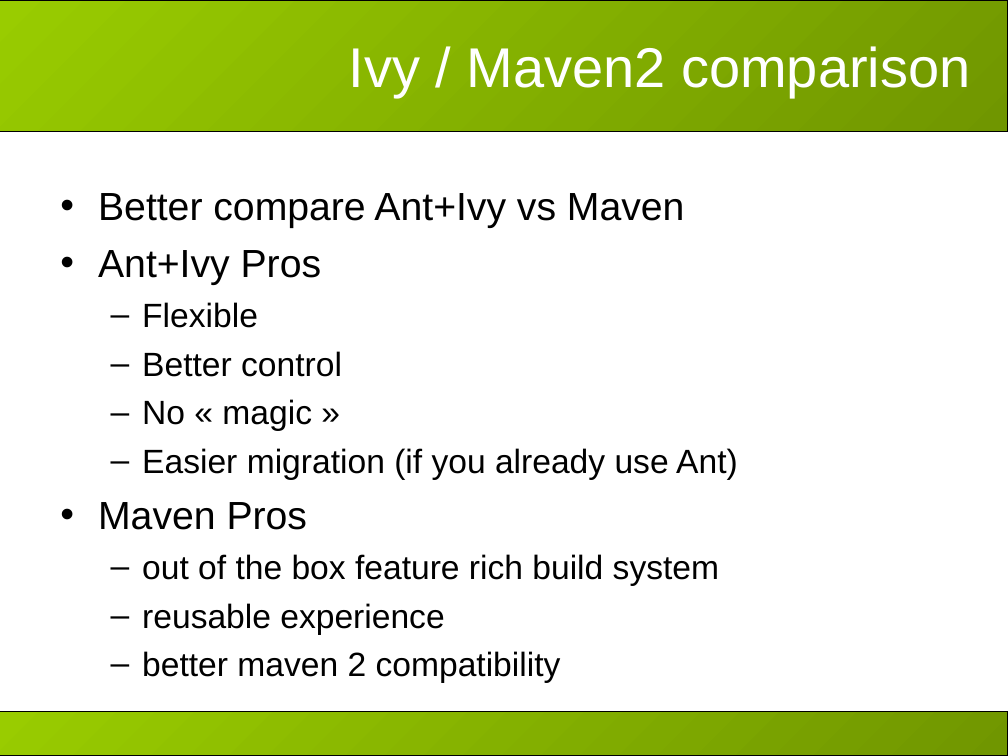
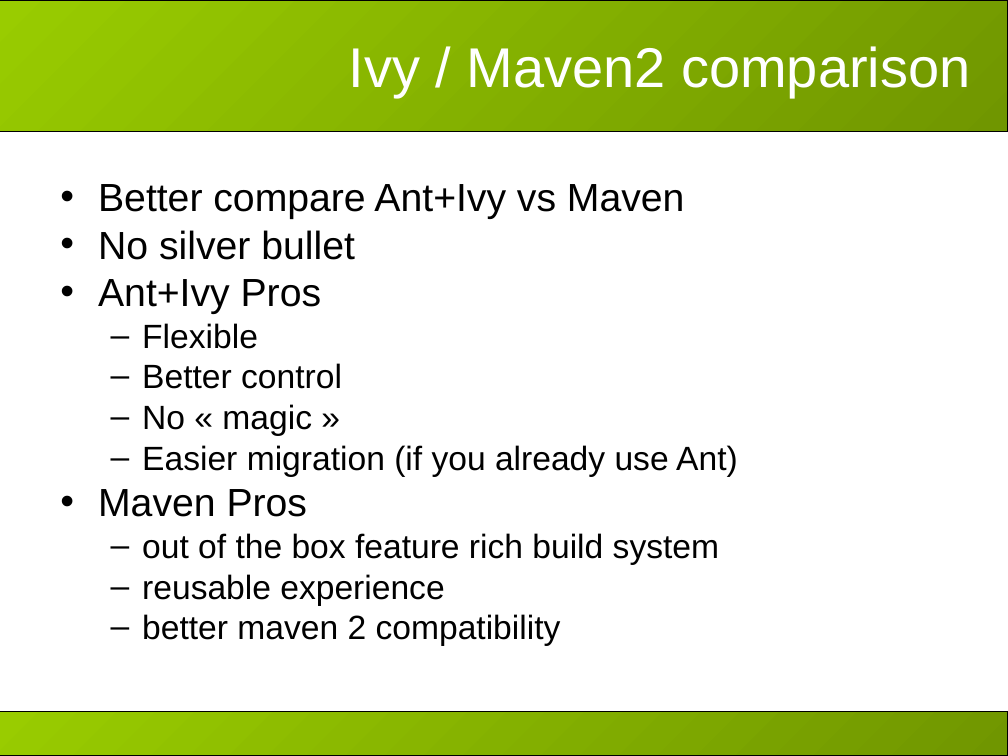
Before and after one commit to apache/ant-ivy, a slide deck: slide 27 of doc/presentations/apache-con-2007/slides.ppt (slide 25 before the commit). Drawn at 1008x756 pixels with LibreOffice and Linux fonts; fonts in the diff are those of the drawing; background and template pictures are left out. Boxes give left, top, right and bottom in pixels: in the first picture for what was removed or moved away, otherwise in the second. Text is boxed around its words. In the diff, an @@ line names an element or a change of style, - is before the commit and + after.

```diff
--- a/doc/presentations/apache-con-2007/slides.ppt
+++ b/doc/presentations/apache-con-2007/slides.ppt
@@ text at box(98, 184, 738, 646): line spacing 1 to 0.8 @@
@@ text at box(98, 230, 355, 260): paragraph added @@
+• No silver bullet
```
Also in this commit, not shown: 3 other slides changed, 3 slides added, 1 slide removed, 2 other files.
